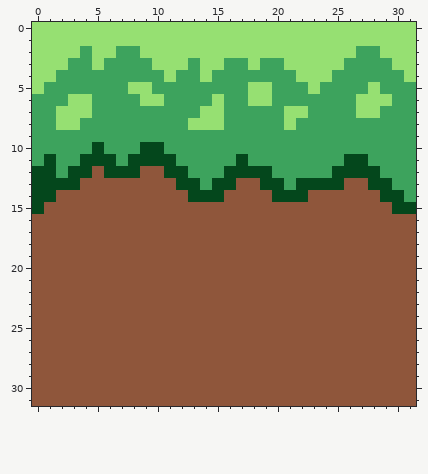
A pixel-art sprite gets an edit: creataSprites/environment/main/floor0.png. Above: the version before the commit.
The file is 32x32 pixels.
After:
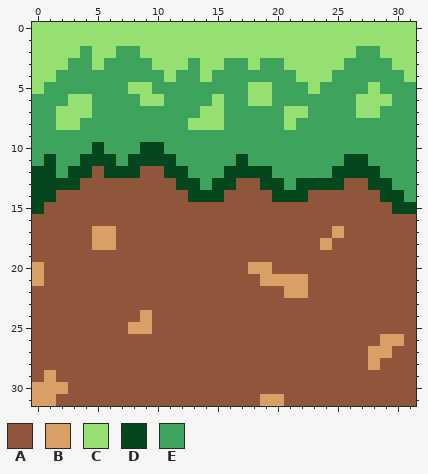
Palette (. is transparent): A #8f563b  B #d9a066  C #96e072  D #04471c  E #3da35d
Edits made:
Colour A becomes colour B in row 17 at x 5 to 6 and 25; in row 18 at x 5 to 6 and 24; in row 20 at x 0 and 18 to 19; in row 21 at x 0 and 19 to 22; in row 22 at x 21 to 22; in row 24 at x 9.
Colour A becomes colour B in row 25 at x 8 to 9; in row 26 at x 29 to 30; in row 27 at x 28 to 29; in row 28 at x 28; in row 29 at x 1; in row 30 at x 0 to 2.
Colour A becomes colour B in row 31 at x 0 to 1 and 19 to 20.
Where, in picture pixels (left, top, right, bottom), the same in both pictures:
changed: (32, 226, 116, 286)
changed: (248, 226, 344, 298)
changed: (128, 310, 152, 334)
changed: (368, 334, 404, 370)
changed: (32, 370, 68, 406)
changed: (260, 394, 284, 406)
